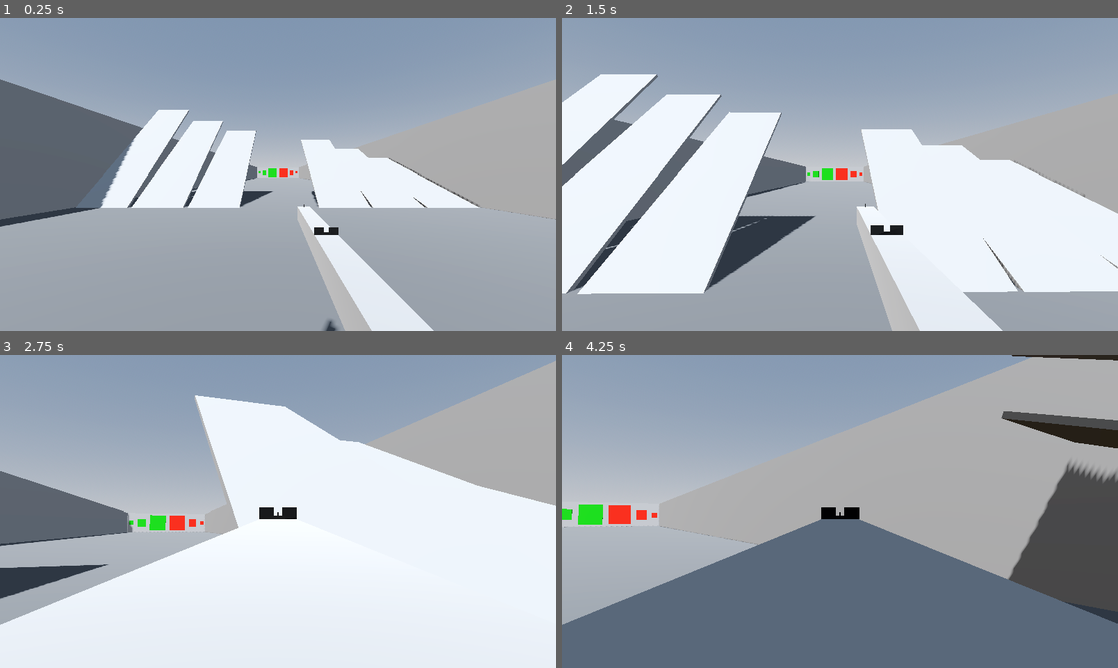
Above: before the commit, frames 1-4 (two rows, left to right).
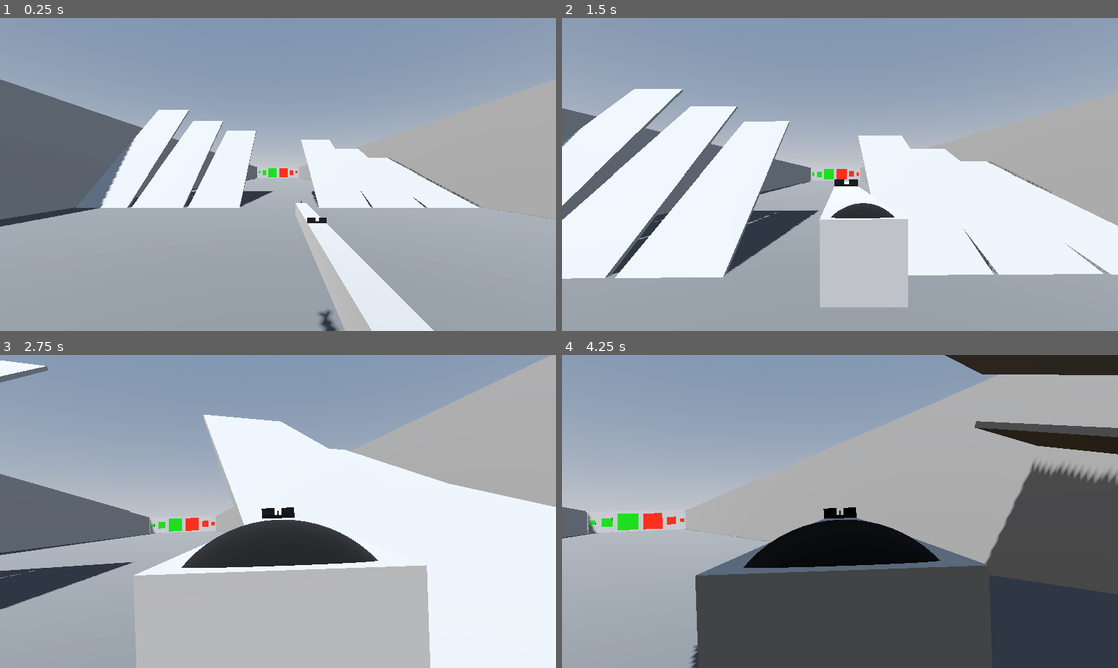
Above: after the commit, the same moments.

Repository: KairosGames/LeTempsDesCerises
Game: Godot game, scene res://scenes/world.tscn
Same seed, same stepped clock (60 frames per second), same inputs: the game is played once before the commit and once after it.
Inputs (mouse positions are in pixels of both pictures, inside the frame that each line leads up to):
- Up to frame 1 (0.25 s): no input
- Up to frame 2 (1.5 s): tap Enter at 0.5 s; move the mouse to (867, 174) at 0.52 s; hold Right mouse button (aim) 0.53-1.28 s; hold W (move_forward) from 0.53 s (still down); tap Space (jump) at 0.77 s; move the mouse to (812, 174) at 1.27 s; right-click (812, 174) at 1.35 s
- Up to frame 3 (2.75 s): keep holding W (move_forward); tap Space (jump) at 1.52 s; move the mouse to (289, 505) at 2.02 s; hold Right mouse button (aim) from 2.03 s (still down); tap C (crouch) at 2.1 s
- Up to frame 4 (4.25 s): keep holding W (move_forward); move the mouse to (834, 517) at 2.77 s; release Right mouse button (aim) at 2.78 s; tap Shift (run) at 2.85 s; tap Space (jump) at 3.02, 3.77 s; right-click (834, 517) at 3.05 s; move the mouse to (878, 514) at 3.52 s; hold Right mouse button (aim) from 3.53 s (still down); click (878, 514) at 3.6 s

The runs differ from the first frame. In frame 1, 0.3% of the frame differs, in the area x 53-61%, y 58-99%; in frame 2, 21%; in frame 3, 31%; in frame 4, 40%, in the area x 0-100%, y 0-100%.

Commit message:
polish-aim-action

Diff:
--- a/game/prefabs/player/player.gd
+++ b/game/prefabs/player/player.gd
@@ -2,6 +2,7 @@
 
 @onready var player_inputs: PlayerInputs = %PlayerInputs
 @onready var camera_pivot: Node3D = %CameraPivot
+@onready var camera_base: Node3D = %CameraBase
 @onready var player_camera: Camera3D = %PlayerCamera
 @onready var weapon_container: Node3D = %WeaponContainer
 @onready var default_weapon_pos: Marker3D = %DefaultWeaponPos
@@ -18,8 +19,13 @@
 @export_category("View settings")
 @export var v_clamp_deg: Vector2 = Vector2(-70.0, 70.0)
 @export_range(0.01, 1.0, 0.01) var aiming_reducer_ratio: float = 0.5
+
+@export_category("Aim settings")
 @export var default_fov: float = 75.0
-@export var aiming_fov: float = 50.0
+@export var aiming_fov: float = 60.0
+@export var aiming_time: float = 0.4
+@export var is_aiming_rot_active: bool = true
+@export var aiming_rot: float = 2.0
 
 @export_category("States settings")
 @export var can_run_crouched: bool = true
@@ -48,6 +54,12 @@
 var is_crouched:bool = false
 var is_lyied_d: bool = false
 
+var wpn_x_aim_twn: Tween
+var wpn_y_aim_twn: Tween
+var wpn_z_aim_twn: Tween
+var fov_aim_twn: Tween
+var cam_rot_aim_twn: Tween
+
 var aim_vel: Vector3 = Vector3.ZERO
 var aim_target: Vector3 = Vector3.ZERO
 var acc_time_ratio: float
@@ -137,11 +149,14 @@
 
 
 func capture_aim_state() -> void:
+	var flag: bool = is_aiming
 	if is_aim_locked:
 		if Input.is_action_just_pressed("aim"): is_aiming = !is_aiming
 	else:
-		is_aiming = Input.is_action_just_pressed("aim")
+		is_aiming = Input.is_action_pressed("aim")
 	player_inputs.is_aiming = is_aiming
+	if flag != is_aiming :
+		switch_aim_state()
 
 
 func capture_position_state() -> void:
@@ -165,23 +180,43 @@
 
 
 func handle_states(delta: float) -> void:
-	handle_aim_state(delta)
+	#handle_aim_state()
 	handle_position_state(delta)
 
 
-func handle_aim_state(delta: float) -> void:
+func switch_aim_state() -> void:
 	var target_pos: Vector3 = aim_pos.position if is_aiming else default_weapon_pos.position
 	var target_fov: float = aiming_fov if is_aiming else default_fov
-	weapon_container.position = weapon_container.position.lerp(target_pos, 0.15)
-	player_camera.fov = lerp(player_camera.fov, target_fov, 0.05)
-	#var a = -10.0 if is_aiming else 0.0
-	#player_camera.rotation_degrees.z = lerp_angle(player_camera.rotation_degrees.z, a, 0.1)
+	var taget_rot: float = aiming_rot if is_aiming else 0.0
+	var ratio = inverse_lerp(default_weapon_pos.position.x, aim_pos.position.x, weapon_container.position.x)
+	var time = aiming_time * ((1 - ratio) if is_aiming else ratio)
+	var ea1: Tween.EaseType = Tween.EASE_OUT if is_aiming else Tween.EASE_IN
+	var ea2: Tween.EaseType = Tween.EASE_IN if is_aiming else Tween.EASE_OUT
+
+	if wpn_x_aim_twn:
+		wpn_x_aim_twn.kill()
+		if wpn_y_aim_twn: wpn_y_aim_twn.kill()
+		if wpn_z_aim_twn: wpn_z_aim_twn.kill()
+		if fov_aim_twn: fov_aim_twn.kill()
+		if cam_rot_aim_twn: cam_rot_aim_twn.kill()
+	wpn_x_aim_twn = create_tween()
+	wpn_y_aim_twn = create_tween()
+	wpn_z_aim_twn = create_tween()
+	fov_aim_twn = create_tween()
+	cam_rot_aim_twn = create_tween()
+	wpn_x_aim_twn.tween_property(weapon_container, "position:x", target_pos.x, time).set_trans(Tween.TRANS_SINE).set_ease(ea1)
+	wpn_y_aim_twn.tween_property(weapon_container, "position:y", target_pos.y, time).set_trans(Tween.TRANS_SINE).set_ease(ea1)
+	wpn_z_aim_twn.tween_property(weapon_container, "position:z", target_pos.z, time).set_trans(Tween.TRANS_QUINT).set_ease(ea2)
+	fov_aim_twn.tween_property(player_camera, "fov", target_fov, time).set_trans(Tween.TRANS_SINE).set_ease(ea2)
+	if is_aiming_rot_active:
+		cam_rot_aim_twn.tween_property(camera_base, "rotation_degrees:z", taget_rot, time).set_trans(Tween.TRANS_QUINT).set_ease(ea2)
 
 
 func handle_position_state(delta: float) -> void:
 	if not is_crouched and not is_lyied_d: camera_pivot.position.y = 1.6
 	if is_crouched : camera_pivot.position.y = 1.1
 	if is_lyied_d: camera_pivot.position.y = 0.35
+
 
 func process_view(delta: float) -> void:
 	var input: PlayerInputs = player_inputs
--- a/game/prefabs/player/player.tscn
+++ b/game/prefabs/player/player.tscn
@@ -16,7 +16,7 @@
 
 [sub_resource type="BoxMesh" id="BoxMesh_r66lb"]
 material = SubResource("StandardMaterial3D_r66lb")
-size = Vector3(0.1, 0.1, 1.7)
+size = Vector3(0.1, 0.1, 1.5)
 
 [sub_resource type="StandardMaterial3D" id="StandardMaterial3D_1txc5"]
 albedo_color = Color(0.011087579, 0.011087578, 0.01108758, 1)
@@ -38,6 +38,14 @@
 [sub_resource type="BoxMesh" id="BoxMesh_g2jcq"]
 material = SubResource("StandardMaterial3D_g2jcq")
 size = Vector3(0.04, 0.03, 0.005)
+
+[sub_resource type="StandardMaterial3D" id="StandardMaterial3D_wv1mm"]
+albedo_color = Color(0.07762883, 0.07762881, 0.07762881, 1)
+
+[sub_resource type="SphereMesh" id="SphereMesh_binfn"]
+material = SubResource("StandardMaterial3D_wv1mm")
+radius = 0.05
+height = 0.01
 
 [node name="Player" type="CharacterBody3D" unique_id=1368497348]
 floor_max_angle = 0.5235988
@@ -73,14 +81,17 @@
 unique_name_in_owner = true
 transform = Transform3D(1, 0, 0, 0, 1, 0, 0, 0, 1, 0, 1.6, 0)
 
-[node name="PlayerCamera" type="Camera3D" parent="CameraPivot" unique_id=619415518]
+[node name="CameraBase" type="Node3D" parent="CameraPivot" unique_id=36626819]
+unique_name_in_owner = true
+
+[node name="PlayerCamera" type="Camera3D" parent="CameraPivot/CameraBase" unique_id=619415518]
 unique_name_in_owner = true
 transform = Transform3D(-1, 0, -8.742278e-08, 0, 1, 0, 8.742278e-08, 0, -1, 0, 0, 0)
 near = 0.01
 
 [node name="DefaultWeaponPos" type="Marker3D" parent="CameraPivot" unique_id=675375272]
 unique_name_in_owner = true
-transform = Transform3D(1, 0, 0, 0, 1, 0, 0, 0, 1, -0.2, -0.3, 0)
+transform = Transform3D(1, 0, 0, 0, 1, 0, 0, 0, 1, -0.2, -0.3, 0.2)
 
 [node name="AimPos" type="Marker3D" parent="CameraPivot" unique_id=971970464]
 unique_name_in_owner = true
@@ -88,13 +99,13 @@
 
 [node name="WeaponContainer" type="Node3D" parent="CameraPivot" unique_id=1925293918]
 unique_name_in_owner = true
-transform = Transform3D(1, 0, 0, 0, 1, 0, 0, 0, 1, -0.2, -0.3, 0)
+transform = Transform3D(1, 0, 0, 0, 1, 0, 0, 0, 1, -0.2, -0.3, 0.2)
 
 [node name="Weapon" type="Node3D" parent="CameraPivot/WeaponContainer" unique_id=1348503296]
 transform = Transform3D(1, 0, 0, 0, 1, 0, 0, 0, 1, 0, 0, 0.95)
 
 [node name="Base" type="MeshInstance3D" parent="CameraPivot/WeaponContainer/Weapon" unique_id=743249631]
-transform = Transform3D(1, 0, 0, 0, 1, 0, 0, 0, 1, 0, 0, -0.2)
+transform = Transform3D(1, 0, 0, 0, 1, 0, 0, 0, 1, 0, 0, -0.107789636)
 mesh = SubResource("BoxMesh_r66lb")
 
 [node name="FrontSight" type="MeshInstance3D" parent="CameraPivot/WeaponContainer/Weapon" unique_id=485469517]
@@ -120,3 +131,7 @@
 [node name="MeshInstance3D4" type="MeshInstance3D" parent="CameraPivot/WeaponContainer/Weapon/RearSight" unique_id=1301150542]
 transform = Transform3D(1, 0, 0, 0, 1, 0, 0, 0, 1, 0, 0.04459071, 0)
 mesh = SubResource("BoxMesh_g2jcq")
+
+[node name="NearCircle" type="MeshInstance3D" parent="CameraPivot/WeaponContainer/Weapon" unique_id=721717754]
+transform = Transform3D(1, 0, 0, 0, -4.371139e-08, 1, 0, -1, -4.371139e-08, 0, 0.017079473, -0.8463017)
+mesh = SubResource("SphereMesh_binfn")
